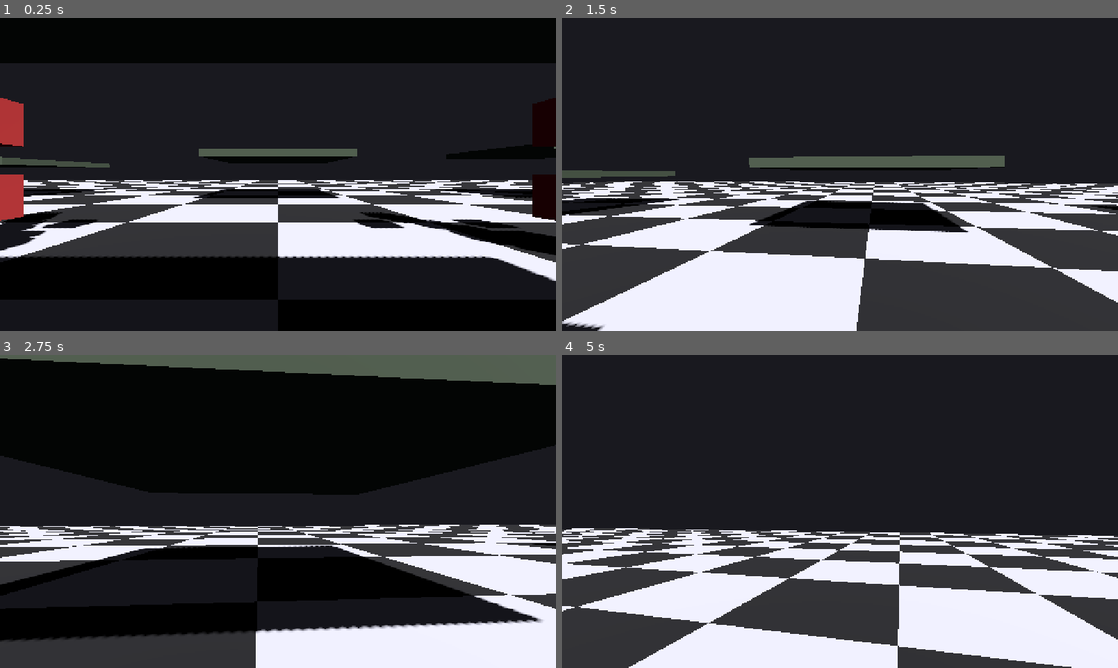
Above: before the commit, frames 1-4 (two rows, left to right).
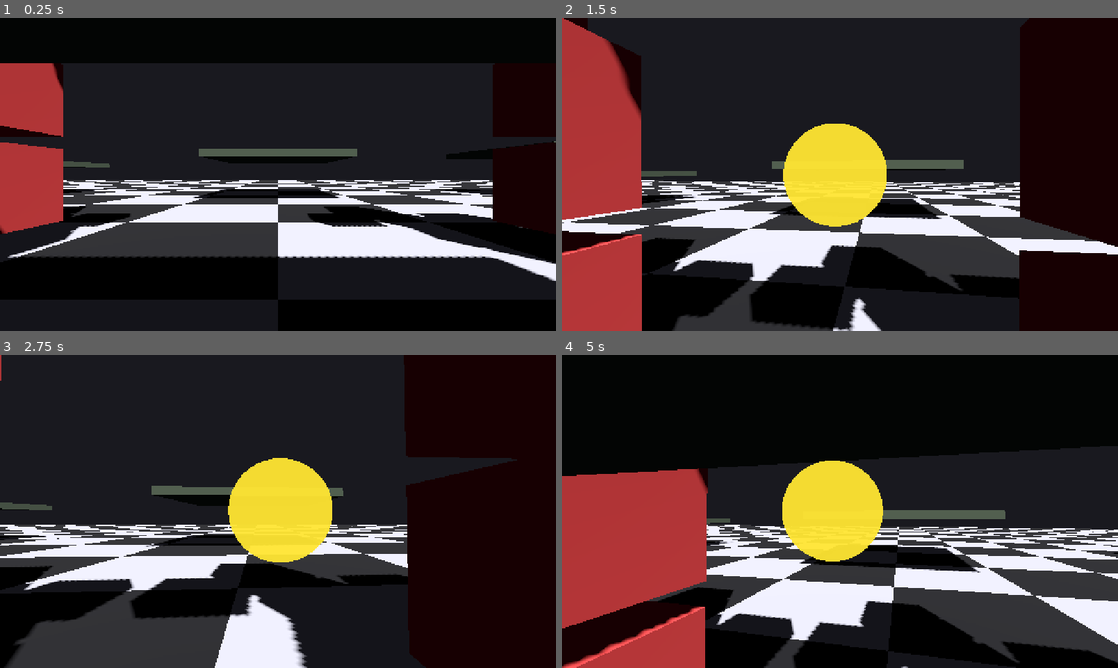
Above: after the commit, the same moments.

Repository: radomirsky/190K-G.O.P
Game: Godot game, scene res://main.tscn
Two runs of this game, one before a commit and one after it. Both use one fixed random seed, a clock stepped at 60 frames per second and the inputs below.
Inputs (mouse positions are in pixels of both pictures, inside the frame that each line leads up to):
- Up to frame 1 (0.25 s): no input
- Up to frame 2 (1.5 s): tap Enter at 0.5 s; move the mouse to (867, 174) at 0.52 s; hold W from 0.53 s (still down); tap E at 0.6 s; click (867, 174) at 0.67 s; tap Space at 0.77 s; move the mouse to (812, 174) at 1.27 s; tap Q at 1.35 s
- Up to frame 3 (2.75 s): keep holding W; tap Space at 1.52 s; move the mouse to (289, 505) at 2.02 s; hold Ctrl from 2.03 s (still down)
- Up to frame 4 (5 s): keep holding W; move the mouse to (834, 517) at 2.77 s; release Ctrl at 2.78 s; tap Shift at 2.85 s; click (834, 517) at 2.92 s; tap Space at 3.02, 3.77, 4.52 s; move the mouse to (878, 514) at 3.52 s; tap R at 3.6 s; move the mouse to (795, 508) at 4.27 s; tap Z at 4.35 s

The runs differ from the first frame. In frame 1, 12% of the frame differs, in the area x 0-100%, y 14-79%; in frame 2, 61%; in frame 3, 70%; in frame 4, 86%, in the area x 0-100%, y 0-100%.

Commit message:
Adjust enemy dimensions: increase BoxMesh size, BoxShape size, SphereShape radius, and Humanoid scale for enhanced gameplay dynamics and visual representation.

Diff:
--- a/enemy.tscn
+++ b/enemy.tscn
@@ -3,26 +3,26 @@
 [ext_resource type="Script" path="res://enemy.gd" id="1_enemy_script"]
 
 [sub_resource type="BoxMesh" id="BoxMesh_enemy_cube"]
-size = Vector3(0.6, 0.6, 0.6)
+size = Vector3(0.85, 0.85, 0.85)
 
 [sub_resource type="StandardMaterial3D" id="StandardMaterial3D_enemy"]
 albedo_color = Color(0.95, 0.32, 0.32, 1)
 
 [sub_resource type="BoxShape3D" id="BoxShape3D_enemy"]
-size = Vector3(3.8, 7.6, 1.2)
+size = Vector3(5.6, 11.2, 1.8)
 
 [sub_resource type="SphereShape3D" id="SphereShape3D_break"]
-radius = 1.9
+radius = 2.8
 
 [node name="Enemy" type="CharacterBody3D" groups=["enemy"]]
 script = ExtResource("1_enemy_script")
 
 [node name="CollisionShape3D" type="CollisionShape3D" parent="."]
-transform = Transform3D(1, 0, 0, 0, 1, 0, 0, 0, 1, 0, 3.8, 0)
+transform = Transform3D(1, 0, 0, 0, 1, 0, 0, 0, 1, 0, 5.6, 0)
 shape = SubResource("BoxShape3D_enemy")
 
 [node name="Humanoid" type="Node3D" parent="."]
-scale = Vector3(1.25, 1.25, 1.25)
+scale = Vector3(1.6, 1.6, 1.6)
 
 [node name="Cube0" type="MeshInstance3D" parent="Humanoid"]
 mesh = SubResource("BoxMesh_enemy_cube")
